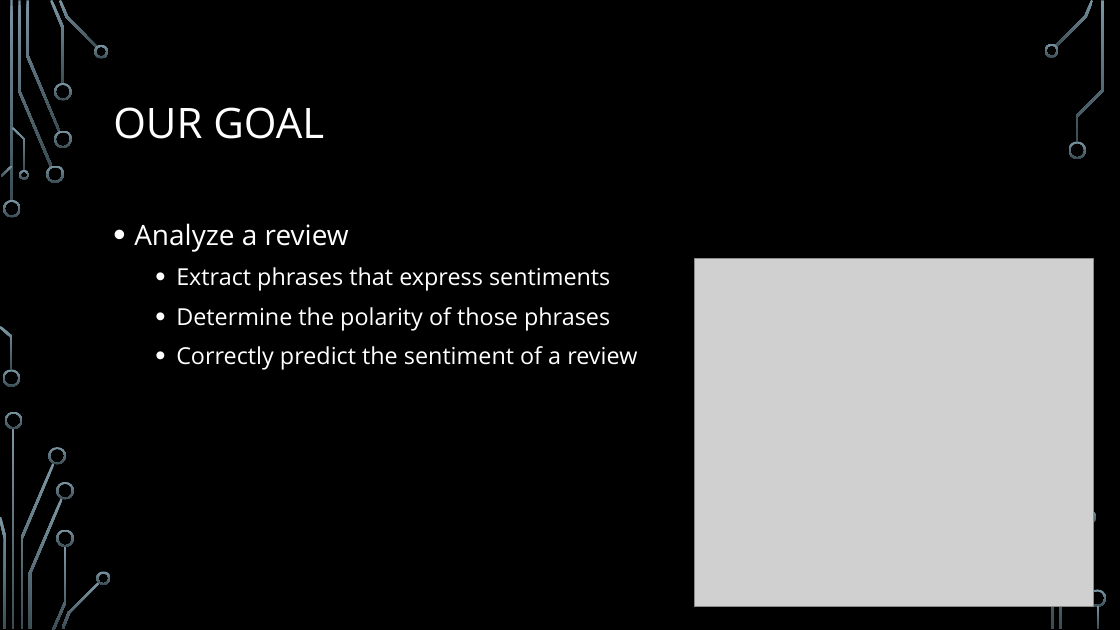
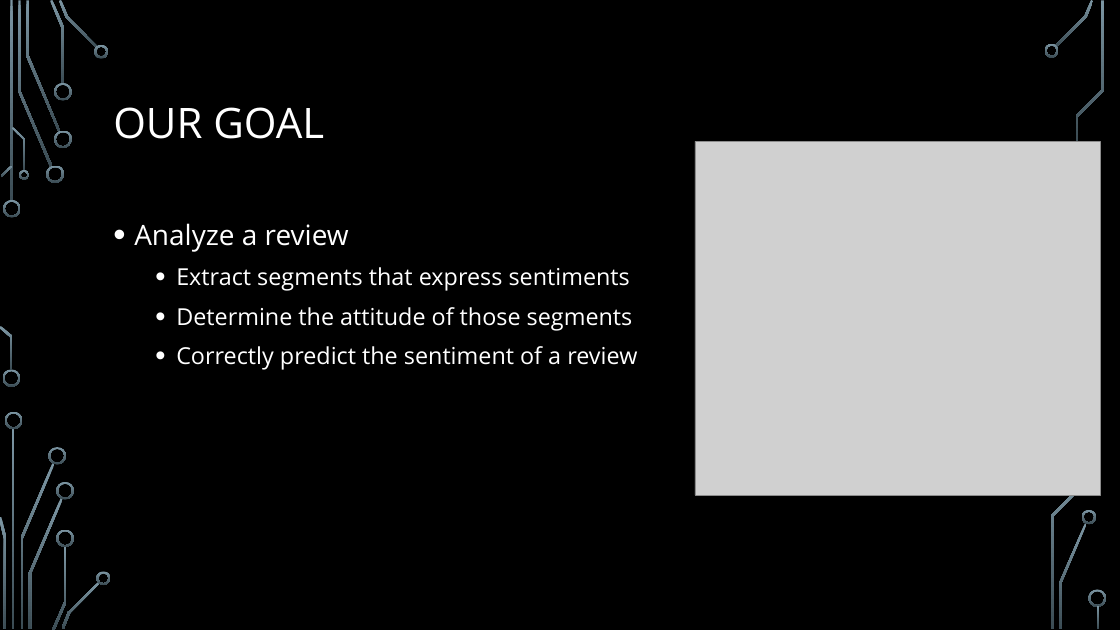
Before and after one commit to cypherix93/nlp-steam-reviews-analysis, a slide deck: slide 5 of docs/Presentation.pptx (slide 3 before the commit). Drawn at 1120x630 pixels with LibreOffice and Linux fonts; fonts in the diff are those of the drawing; grey boxes stand for pictures; background and template pictures are left out. Boxes give left, top, right and bottom in pixels: in the first picture for what was removed or moved away, otherwise in the second. Text is boxed around its words. In the diff, an @@ line names an element or a change of style, - is before the commit and + after.

```diff
--- a/docs/Presentation.pptx
+++ b/docs/Presentation.pptx
@@ picture: place and size @@
-picture at bbox=[695, 259, 1093, 607]
+picture at bbox=[695, 141, 1100, 495]
@@ text at bbox=[176, 267, 633, 331]: text changed @@
-  • Extract phrases that express sentiments
-  • Determine the polarity of those phrases
+  • Extract segments that express sentiments
+  • Determine the attitude of those segments
```
Also in this commit, not shown: 2 other slides changed, 5 slides added, 4 slides removed, 1 other file.
